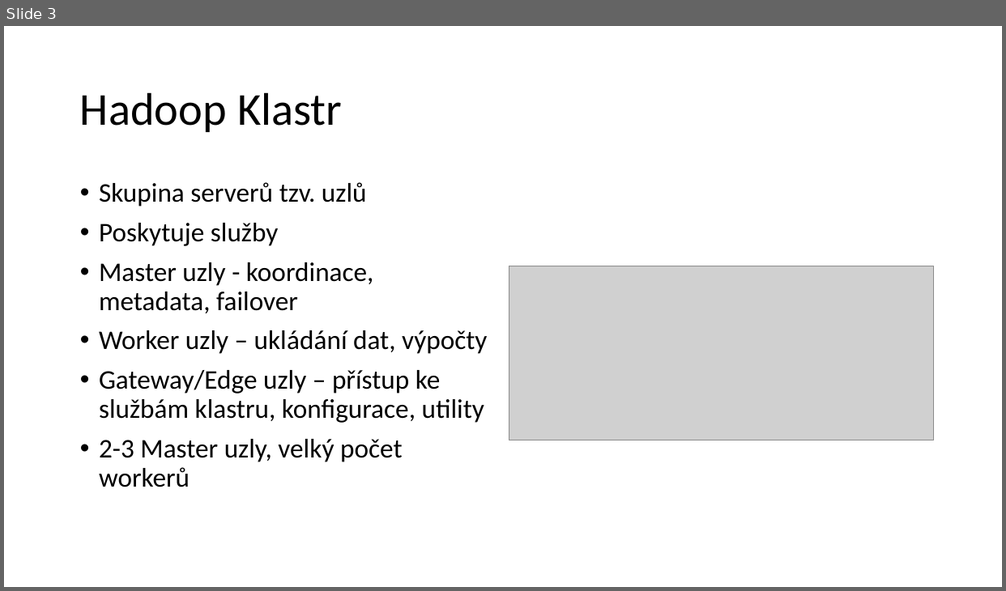
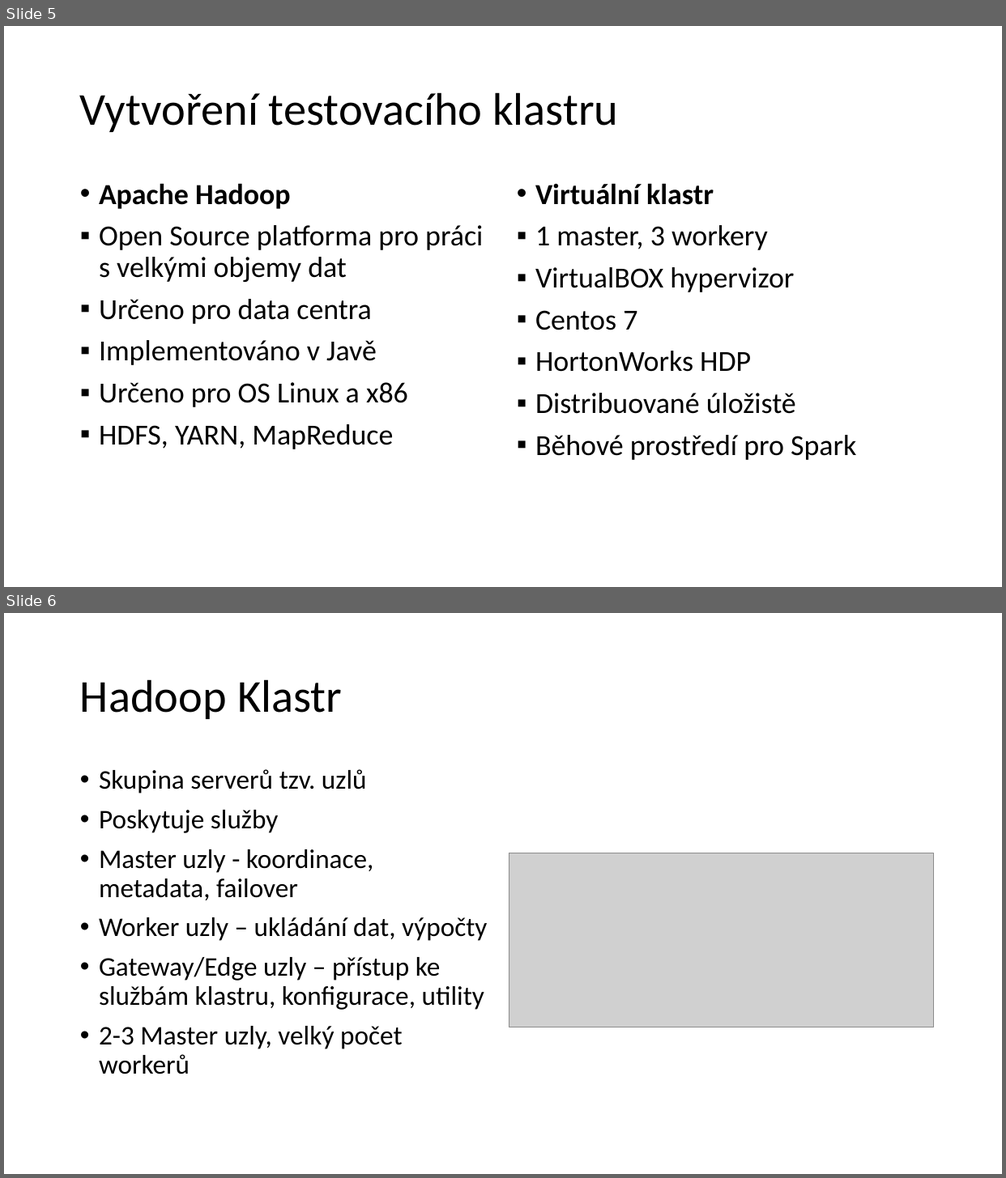
Before and after one commit to barenode/bp, a slide deck: prezentace.pptx. Shown one above the other, each under a label of ours: slide 3 before the commit, slides 5 and 6 after it. The pictures are 1006x591 and 1006x1178 pixels, drawn with LibreOffice and Linux fonts; fonts in the diff are those of the drawing; grey boxes stand for pictures. Boxes give left, top, right and bottom in pixels: in the first picture for what was removed or moved away, otherwise in the second. Text is boxed around its words. In the diff, an @@ line names an element or a change of style, - is before the commit and + after.

```diff
--- a/prezentace.pptx
+++ b/prezentace.pptx
@@ slide 5 added at bbox=[4, 26, 1002, 587], background #FFFFFF @@
@@ title added at bbox=[80, 92, 618, 132], 44 pt, text #000000 @@
+Vytvoření testovacího klastru
@@ text added at bbox=[99, 183, 483, 450], 28 pt, text #000000 @@
+• Apache Hadoop
+▪ Open Source platforma pro práci s velkými objemy dat
+▪ Určeno pro data centra
+▪ Implementováno v Javě
+▪ Určeno pro OS Linux a x86
+▪ HDFS, YARN, MapReduce
@@ text added at bbox=[535, 183, 856, 460], 28 pt, text #000000 @@
+• Virtuální klastr
+▪ 1 master, 3 workery
+▪ VirtualBOX hypervizor
+▪ Centos 7
+▪ HortonWorks HDP
+▪ Distribuované úložistě
+▪ Běhové prostředí pro Spark
@@ what was slide 3 is now slide 6 @@
```
Also in this commit, not shown: 1 slide changed, 10 other slides added, 1 slide removed, 5 other files.
